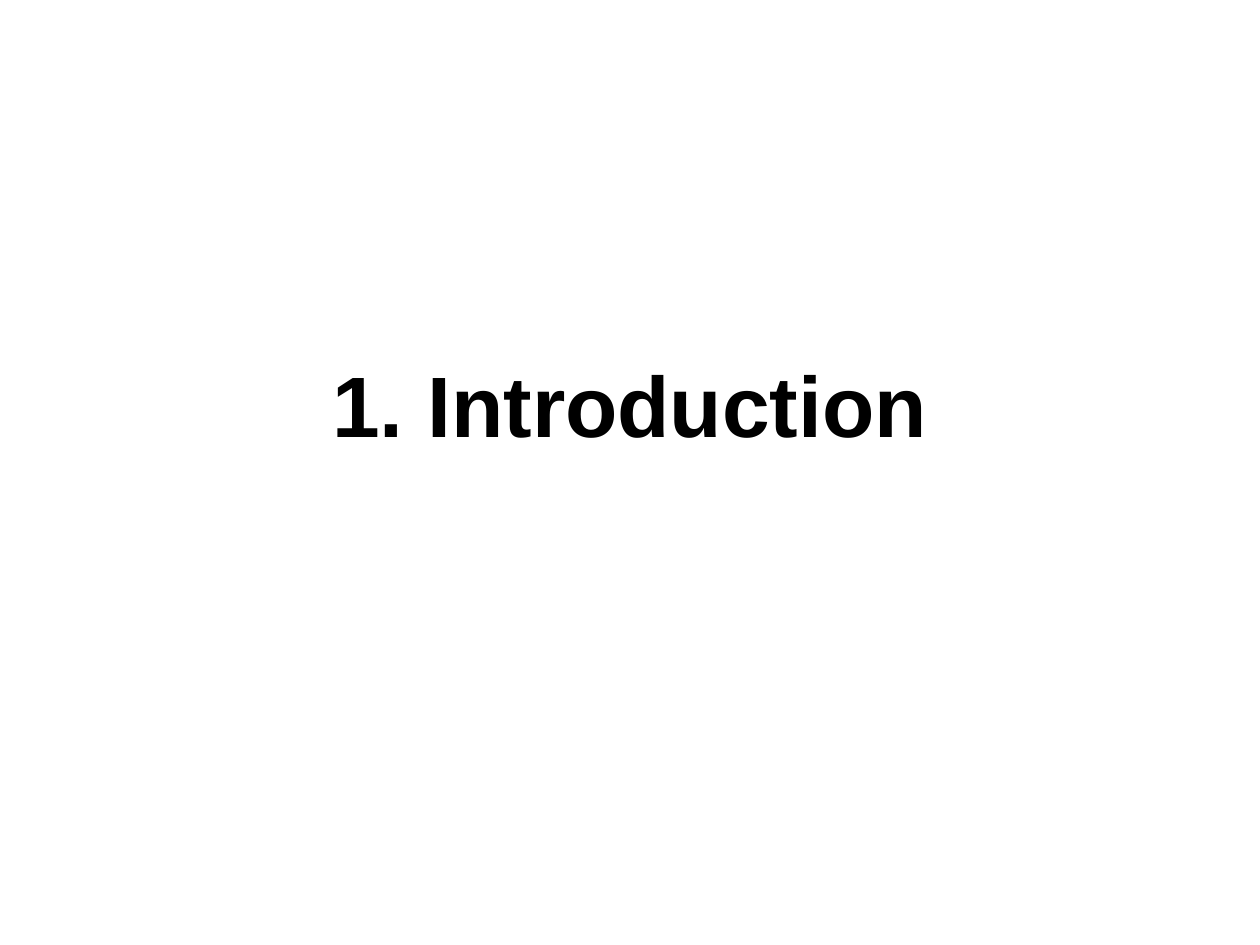
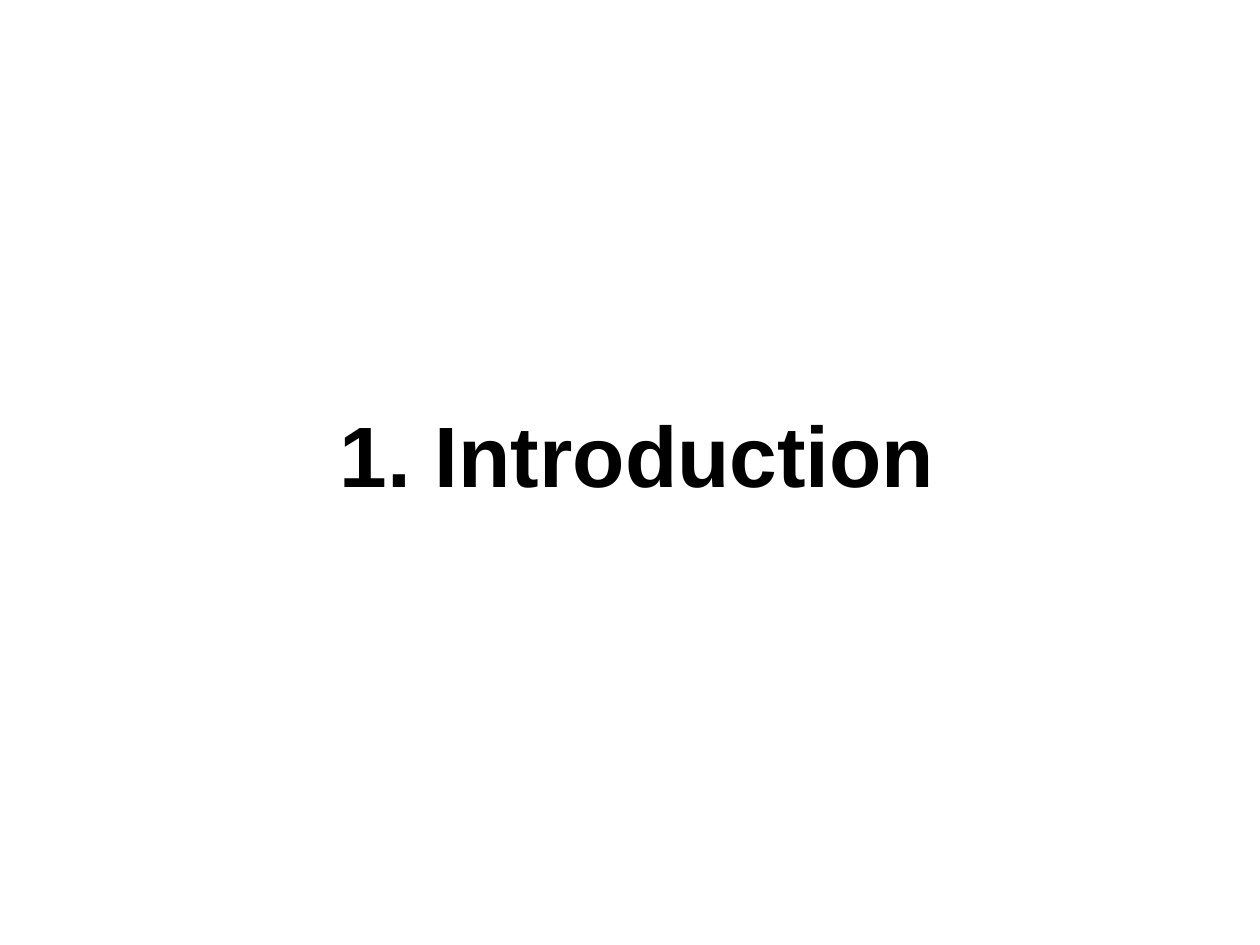
Before and after one commit to catherinemaglasang/e-store-by-scorpio, a slide deck: slide 3 of Presentation/SQAP.odp. Drawn at 1260x945 pixels with LibreOffice and Linux fonts; fonts in the diff are those of the drawing. Boxes give left, top, right and bottom in pixels: in the first picture for what was removed or moved away, otherwise in the second. Text is boxed around its words. In the diff, an @@ line names an element or a change of style, - is before the commit and + after.

```diff
--- a/Presentation/SQAP.odp
+++ b/Presentation/SQAP.odp
@@ subtitle "1. Introduction": place and size @@
-subtitle "1. Introduction" at [332,375,926,438]
+subtitle "1. Introduction" at [340,425,934,488]
@@ subtitle "1. Introduction" at [340,425,934,488]: more space between paragraphs @@
```
Also in this commit, not shown: 6 other slides changed, 4 slides added, 1 other file.
